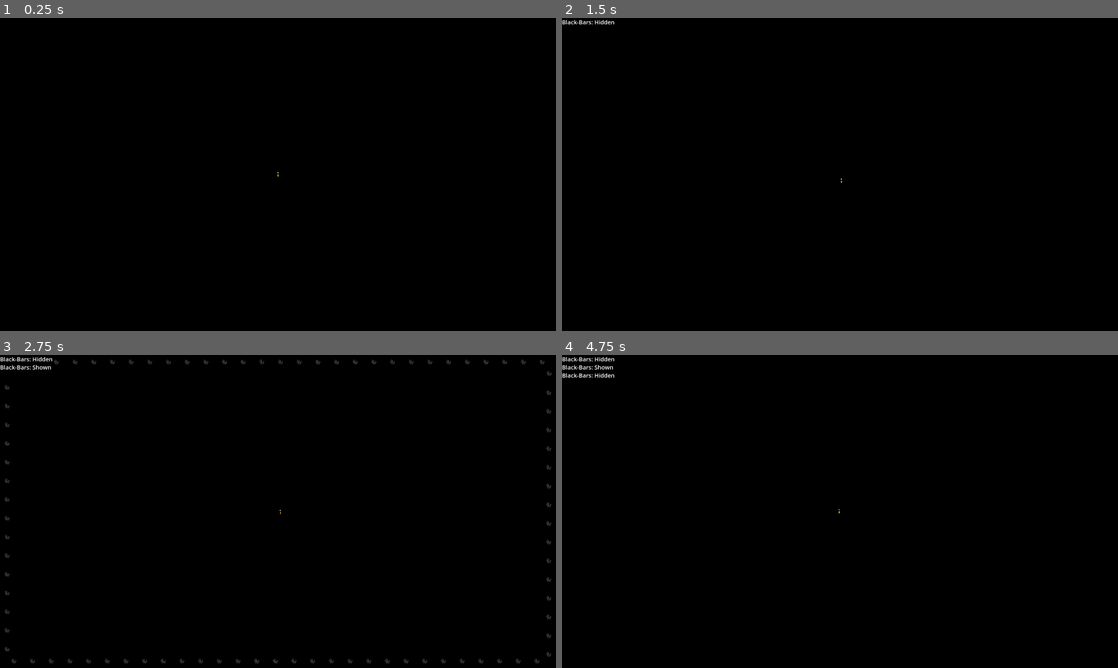
Above: before the commit, frames 1-4 (two rows, left to right).
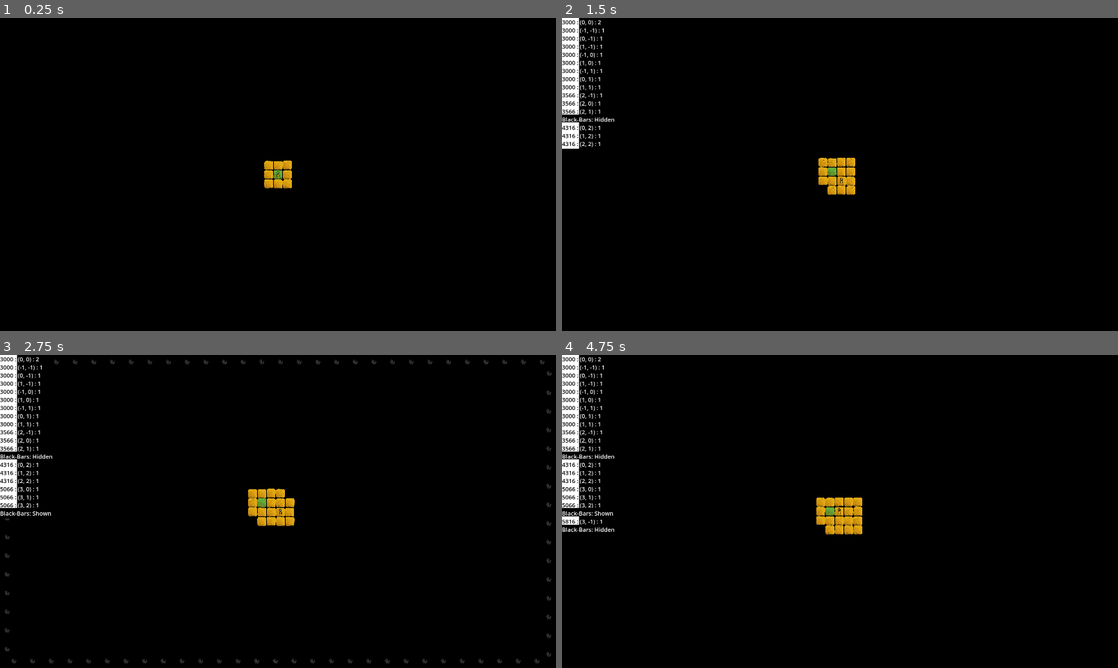
Above: after the commit, the same moments.

Repository: arrayewhy/Worlds
Game: Godot game, scene res://Scenes/Main.tscn
Same seed, same stepped clock (60 frames per second), same inputs: the game is played once before the commit and once after it. Before the commit the project has no main scene; this scene is started directly in both runs.
Inputs:
- Up to frame 1 (0.25 s): no input
- Up to frame 2 (1.5 s): tap Enter (Enter) at 0.5, 0.6 s; hold D (Right) 0.53-1.28 s; hold S (Down) from 1.28 s (still down); tap ` (Tilde) at 1.35 s
- Up to frame 3 (2.75 s): release S (Down) at 2.03 s; hold D (Right) from 2.03 s (still down); tap Enter (Enter) at 2.1 s
- Up to frame 4 (4.75 s): release D (Right) at 2.78 s; hold W (Up) 2.78-3.53 s; tap ` (Tilde) at 2.85, 4.35 s; hold A (Left) from 3.53 s (still down); tap Enter (Enter) at 3.6 s

The runs differ from the first frame. In frame 1, 0.4% of the frame differs, in the area x 47-53%, y 45-55%; in frame 2, 2.4%; in frame 3, 2.9%; in frame 4, 3.2%, in the area x 0-54%, y 0-58%.
Error before the commit: Parse Error: Preload file "res://Prefabs/Earth-Biome.tscn" does not exist. (res://Scripts/Autoloads/Biome.gd:5)

Commit message:
Rename [Biome -> BiomeMaster]
I need the script name "Biome" for a generic biome script.

Diff:
--- a/worlds/Scripts/Autoloads/Biome.gd
+++ b/worlds/Scripts/Autoloads/Biome-Master.gd
@@ -2,8 +2,8 @@
 
 enum Type {NULL, Earth, Grass};
 
-@onready var earthBiome:PackedScene = preload("res://Prefabs/Earth-Biome.tscn");
-@onready var grassBiome:PackedScene = preload("res://Prefabs/Grass-Biome.tscn");
+@onready var earthBiome:PackedScene = preload("res://Prefabs/Biomes/Earth-Biome.tscn");
+@onready var grassBiome:PackedScene = preload("res://Prefabs/Biomes/Grass-Biome.tscn");
 
 func Get_BiomePrefab(type:Type) -> PackedScene:
 
--- a/worlds/Scripts/Autoloads/World.gd
+++ b/worlds/Scripts/Autoloads/World.gd
@@ -4,7 +4,7 @@
 
 var discoveredBiomes = {}; # Grid Position : [Biome Object, Biome Type]
 
-func Record_Biome(gPos:Vector2i, biome:Object, type:Biome.Type) -> void:
+func Record_Biome(gPos:Vector2i, biome:Object, type:BiomeMaster.Type) -> void:
 	discoveredBiomes[gPos] = [biome, type];
 
 func Is_Occupied(gPos:Vector2i) -> bool:
@@ -18,10 +18,10 @@
 	InGameDebugger.Warn(str("Biome NOT found: ", gPos));
 	return null;
 
-func Get_BiomeType(gPos:Vector2i) -> Biome.Type:
+func Get_BiomeType(gPos:Vector2i) -> BiomeMaster.Type:
 
 	if discoveredBiomes.has(gPos):
 		return discoveredBiomes[gPos][1];
 
 	InGameDebugger.Warn(str("Biome NOT found: ", gPos));
-	return Biome.Type.NULL;
+	return BiomeMaster.Type.NULL;
--- a/worlds/Scripts/Biomes/Biome-Spawner.gd
+++ b/worlds/Scripts/Biomes/Biome-Spawner.gd
@@ -7,7 +7,7 @@
 
 # Single Biome
 
-func SpawnBiome(gPos:Vector2i, type:Biome.Type) -> void:
+func SpawnBiome(gPos:Vector2i, type:BiomeMaster.Type) -> void:
 
 	var newBiome = Instantiate_BiomeNode(type);
 
@@ -22,8 +22,8 @@
 
 	InGameDebugger.Say(str(gPos, " : ", World.Get_BiomeType(gPos)), true);
 
-func Instantiate_BiomeNode(type:Biome.Type) -> Node2D:
-	return Biome.Get_BiomePrefab(type).instantiate();
+func Instantiate_BiomeNode(type:BiomeMaster.Type) -> Node2D:
+	return BiomeMaster.Get_BiomePrefab(type).instantiate();
 
 # Multiple Biomes
 
@@ -33,7 +33,7 @@
 	surrounding = Remove_Occupied(surrounding);
 
 	for e in surrounding:
-		SpawnBiome(e, Biome.Type.Earth);
+		SpawnBiome(e, BiomeMaster.Type.Earth);
 
 func Get_GridPosArray3x3(gPos:Vector2i) -> Array:
 	return [
--- a/worlds/Scripts/Biomes/Earth-Biome.gd
+++ b/worlds/Scripts/Biomes/Earth-Biome.gd
@@ -1,3 +1,3 @@
 extends Node2D;
 
-const type := Biome.Type.Earth;
+const type := BiomeMaster.Type.Earth;
--- a/worlds/Scripts/Biomes/Grass-Biome.gd
+++ b/worlds/Scripts/Biomes/Grass-Biome.gd
@@ -1,3 +1,3 @@
 extends Node2D;
 
-const type := Biome.Type.Grass;
+const type := BiomeMaster.Type.Grass;
--- a/worlds/Scripts/Player.gd
+++ b/worlds/Scripts/Player.gd
@@ -37,5 +37,5 @@
 	camMover.StartMove(targPos);
 
 func Spawn_InitialBiomes() -> void:
-	biomeSpawner.SpawnBiome(currGridPos, Biome.Type.Grass);
+	biomeSpawner.SpawnBiome(currGridPos, BiomeMaster.Type.Grass);
 	biomeSpawner.SpawnRandomBiomes_3x3(Vector2i(0,0));
--- a/worlds/project.godot
+++ b/worlds/project.godot
@@ -11,12 +11,13 @@
 [application]
 
 config/name="Worlds"
+run/main_scene="res://Scenes/Main.tscn"
 config/features=PackedStringArray("4.3", "GL Compatibility")
 config/icon="res://icon.svg"
 
 [autoload]
 
-Biome="*res://Scripts/Autoloads/Biome.gd"
+BiomeMaster="*res://Scripts/Autoloads/Biome-Master.gd"
 World="*res://Scripts/Autoloads/World.gd"
 InGameDebugger="*res://Scripts/Debug/InGameDebugger.gd"
 
